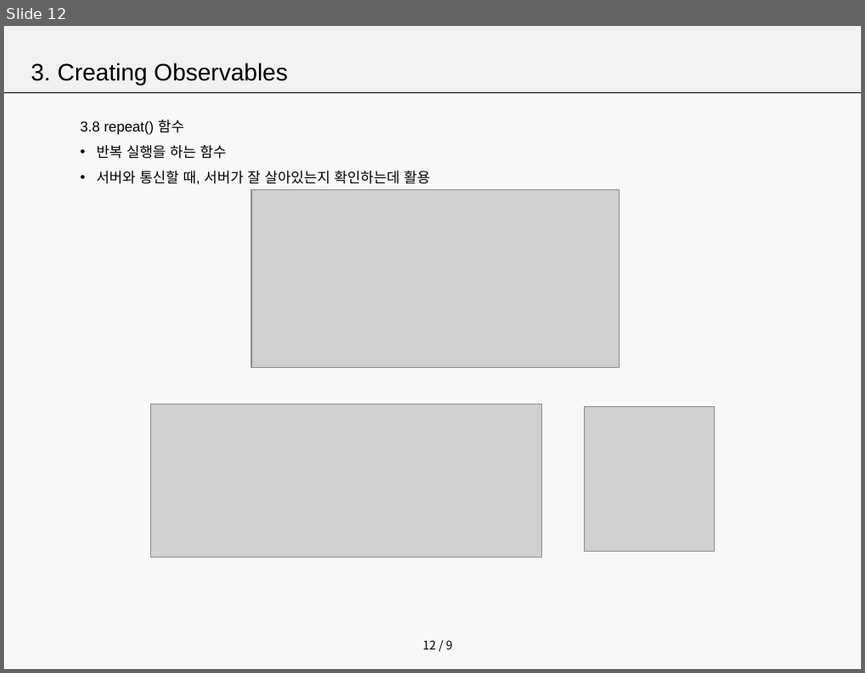
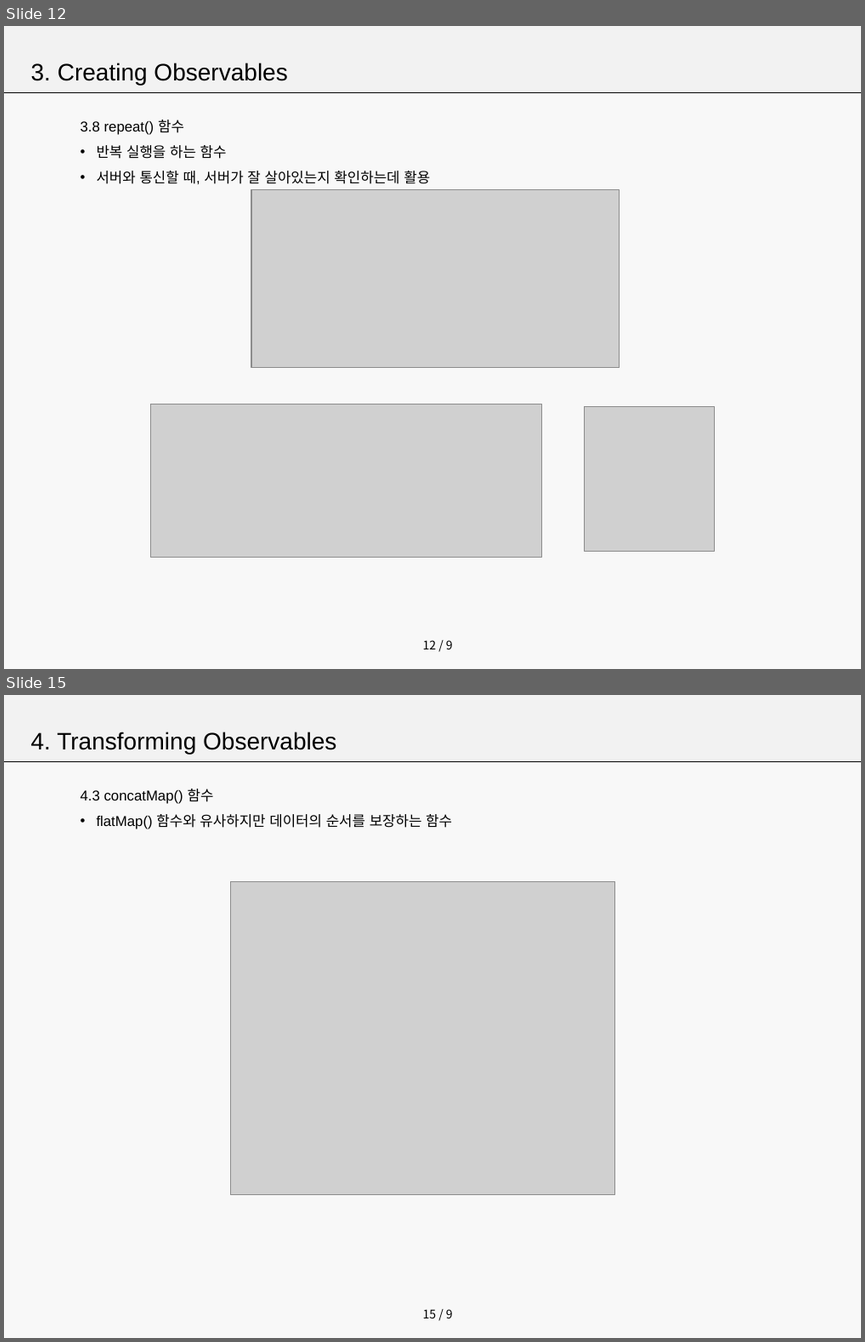
Before and after one commit to seoyoon630/RxDemo, a slide deck: RxJava.pptx. Shown one above the other, each under a label of ours: slide 12 before the commit, slides 12 and 15 after it; the slides between them are not shown. The pictures are 865x673 and 865x1342 pixels, drawn with LibreOffice and Linux fonts; fonts in the diff are those of the drawing; grey boxes stand for pictures. Boxes give left, top, right and bottom in pixels: in the first picture for what was removed or moved away, otherwise in the second. Text is boxed around its words. In the diff, an @@ line names an element or a change of style, - is before the commit and + after.

```diff
--- a/RxJava.pptx
+++ b/RxJava.pptx
@@ slide 15 added at [4, 695, 861, 1338], background #F2F2F2 at 50% opacity; not listed: 3 template elements that a slide beside it also shows @@
@@ text added at [31, 732, 336, 754], 20 pt, text #000000 @@
+4. Transforming Observables
@@ text added at [80, 789, 452, 829], 12 pt, text #000000 @@
+  4.3 concatMap() 함수
+• flatMap() 함수와 유사하지만 데이터의 순서를 보장하는 함수
@@ picture added at [230, 882, 615, 1195] @@
```
Also in this commit, not shown: 8 other slides added, 2 slides removed, 7 other files.
